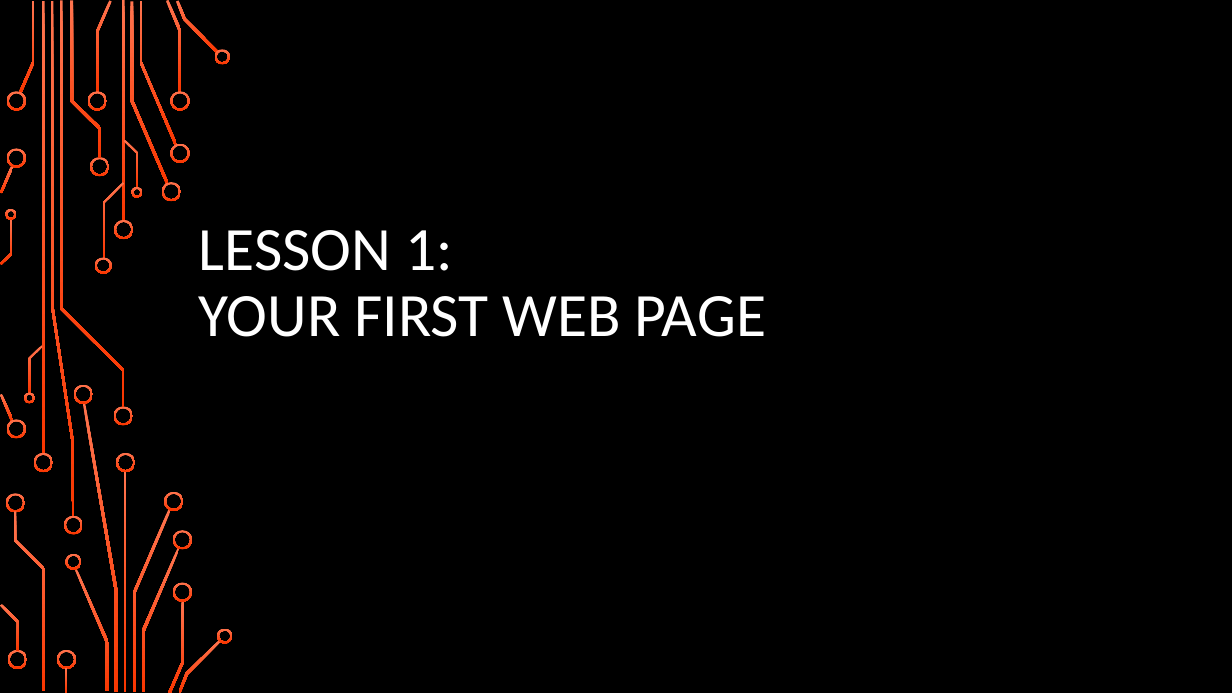
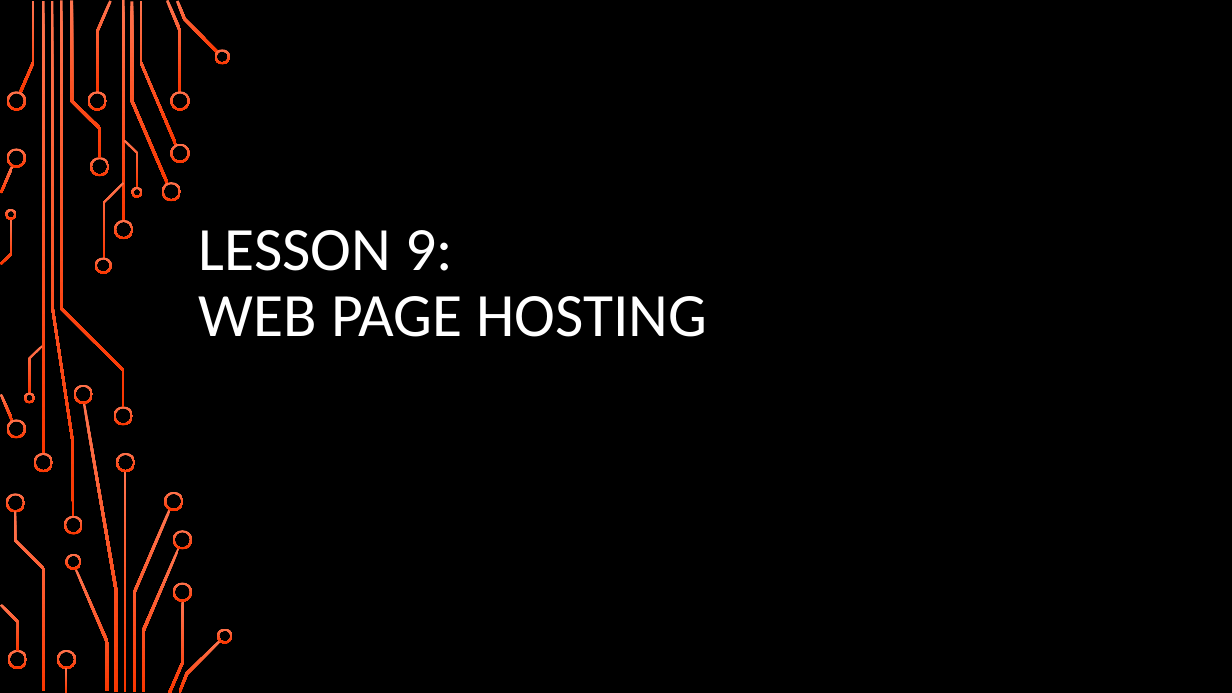
Before and after one commit to wags1999/Web-Design-Using-Bootstrap, a slide deck: slide 2 of Slides/Lesson 9.pptx. Drawn at 1232x693 pixels with LibreOffice and Linux fonts; fonts in the diff are those of the drawing; background and template pictures are left out. Boxes give left, top, right and bottom in pixels: in the first picture for what was removed or moved away, otherwise in the second. Text is boxed around its words. In the diff, an @@ line names an element or a change of style, - is before the commit and + after.

Commit message:
Updated lesson 9 slides

```diff
--- a/Slides/Lesson 9.pptx
+++ b/Slides/Lesson 9.pptx
@@ title at (x1=199, y1=230, x2=707, y2=337): text changed @@
-LESSON 1:
-YOUR FIRST WEB PAGE
+LESSON 9:
+WEB PAGE HOSTING
```
Also in this commit, not shown: 2 other slides changed, 14 slides removed.
